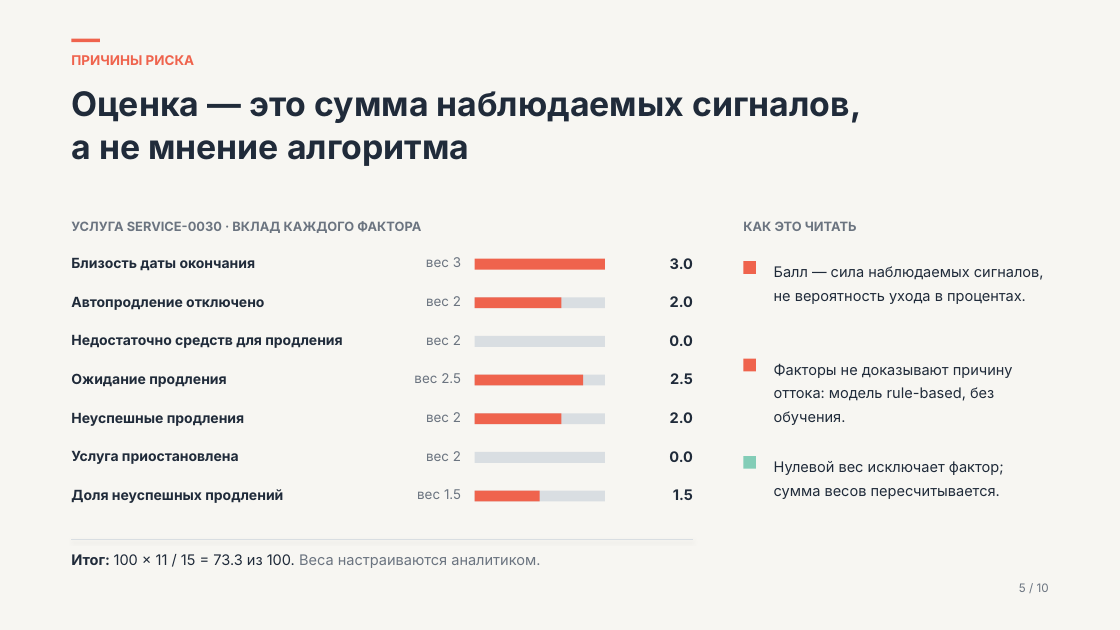
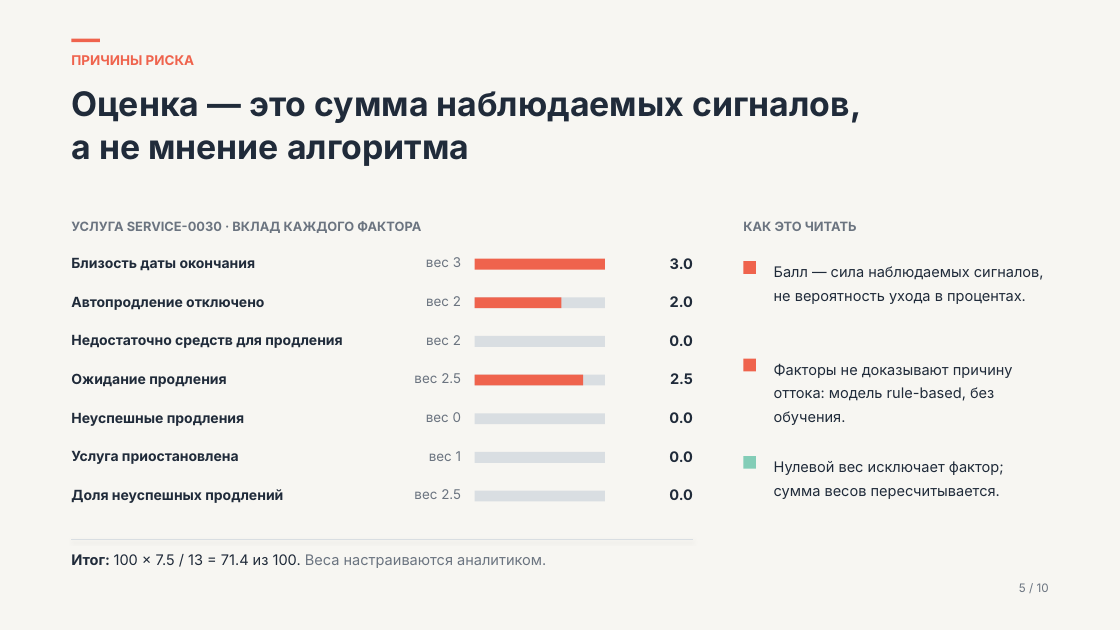
Before and after one commit to Pixelminds-hub/aeza-analizer, a slide deck: slide 5 of aeza_hackathon_osen_2026.pptx. Drawn at 1120x630 pixels with LibreOffice and Linux fonts; fonts in the diff are those of the drawing. Boxes give left, top, right and bottom in pixels: in the first picture for what was removed or moved away, otherwise in the second. Text is boxed around its words. In the diff, an @@ line names an element or a change of style, - is before the commit and + after.

```diff
--- a/aeza_hackathon_osen_2026.pptx
+++ b/aeza_hackathon_osen_2026.pptx
@@ text at [426, 412, 461, 422]: text changed @@
-вес 2
+вес 0
@@ rectangle removed at [475, 413, 561, 424] @@
@@ text at [669, 412, 693, 423]: text changed @@
-2.0
+0.0
@@ text at [429, 451, 461, 461]: text changed @@
-вес 1.5
+вес 1
@@ text at [414, 489, 461, 499]: text changed @@
-вес 2
+вес 2.5
@@ rectangle removed at [475, 491, 540, 502] @@
@@ text at [669, 489, 693, 500]: text changed @@
-1.5
+0.0
@@ text at [71, 554, 546, 568]: text changed @@
-Итог: 100 × 11 / 15 = 73.3 из 100. Веса настраиваются аналитиком.
+Итог: 100 × 7.5 / 13 = 71.4 из 100. Веса настраиваются аналитиком.
```
Also in this commit, not shown: 3 other slides changed, 1 other file.
